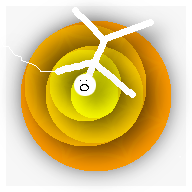
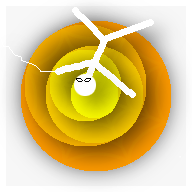
Layers edited between the first and the second (192, 192) image:
added layer "Layer #11" above "Pasted Layer" over [76, 78, 91, 82]
hid "Layer #8" over [80, 80, 89, 91]
